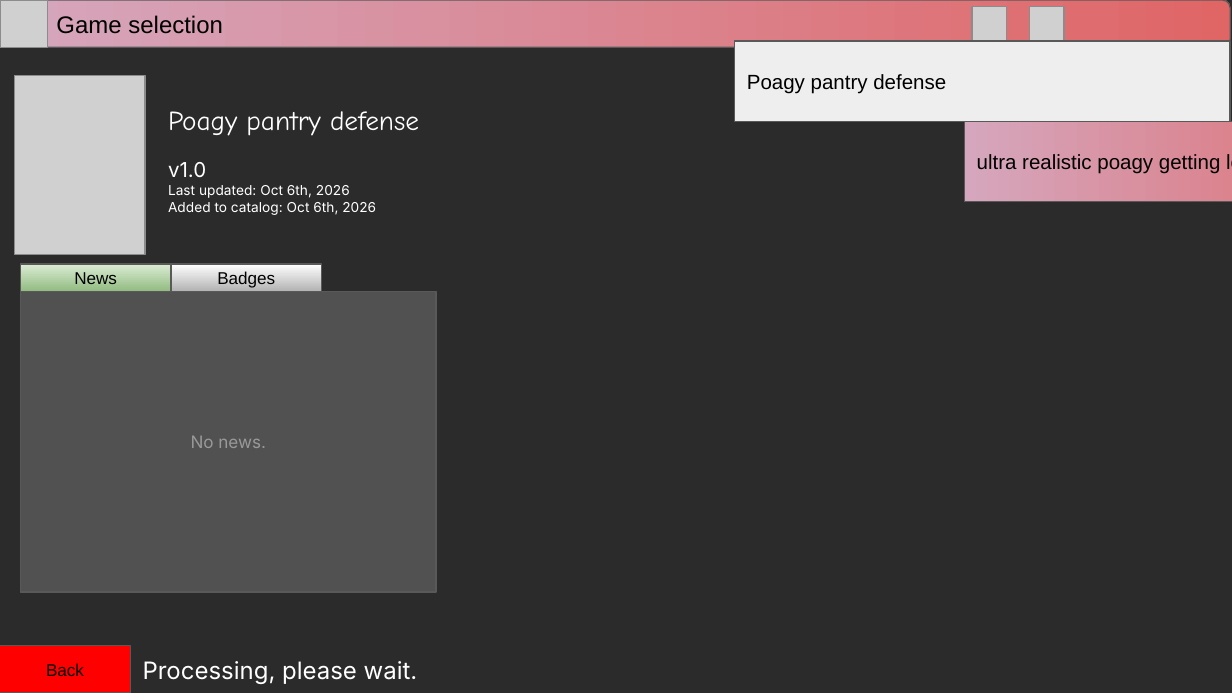
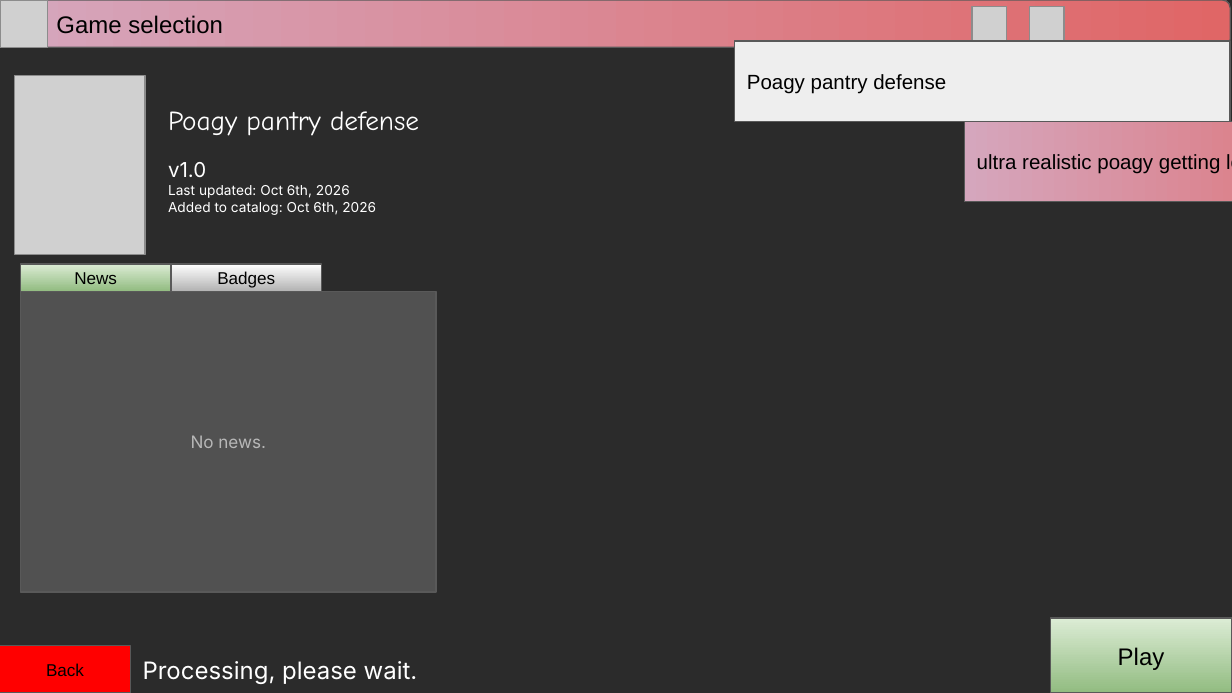
Before and after one commit to RitPigDev/poagy.gs-plus, a slide deck: slide 2 of poagy.gs+.pptx. Drawn at 1232x693 pixels with LibreOffice and Linux fonts; fonts in the diff are those of the drawing; grey boxes stand for pictures; background and template pictures are left out; a plain dark background stands for a picture behind light text. Boxes give left, top, right and bottom in pixels: in the first picture for what was removed or moved away, otherwise in the second. Text is boxed around its words. In the diff, an @@ line names an element or a change of style, - is before the commit and + after.

```diff
--- a/poagy.gs+.pptx
+++ b/poagy.gs+.pptx
@@ rectangle "No news." at bbox=[21, 292, 436, 593]: text colour #999999 to #B7B7B7 @@
@@ rectangle added at bbox=[1051, 618, 1232, 693], fill gradient #DCECD5 to #92BC81, outline #595959 0.75 pt, 14 pt, text #000000 @@
+Play
```
Also in this commit, not shown: 4 other slides changed, 1 slide added.
